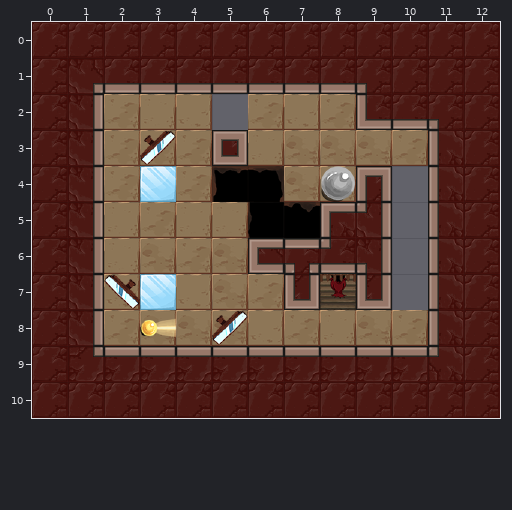
Tiled map -- assets/levels/kongregate_release/k13.tmx. The picture above was drawn from the file before the commit.
Cells are 48x48 px. Shown: x 0..12, y 0..10.
And afterwards:
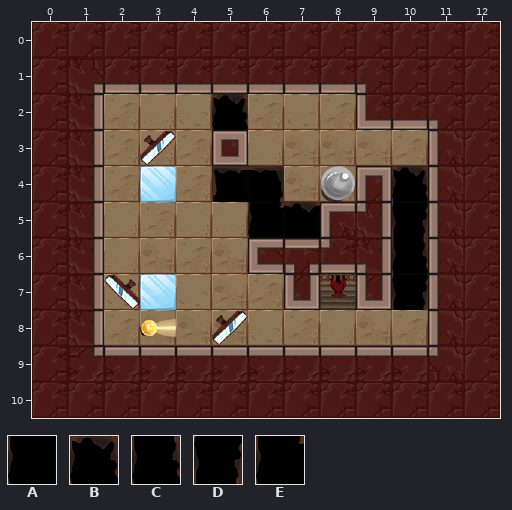
Key: from "holes": A 5, B 6, C 7, D 13, E 15.
_ is an empty cell.
The exact change:
Layer "Holes":
Tile B now appears in row 2 at x 5; in row 4 at x 10.
Tile C now appears in row 6 at x 10.
Tile D now appears in row 5 at x 10; in row 7 at x 10.
The author changed tile A to tile E in row 5 at x 6.
Where, in picture pixels (left, top, right, bottom), the same in both pictures:
added: (212, 94, 248, 130)
added: (392, 166, 428, 310)
changed: (271, 202, 284, 208)
